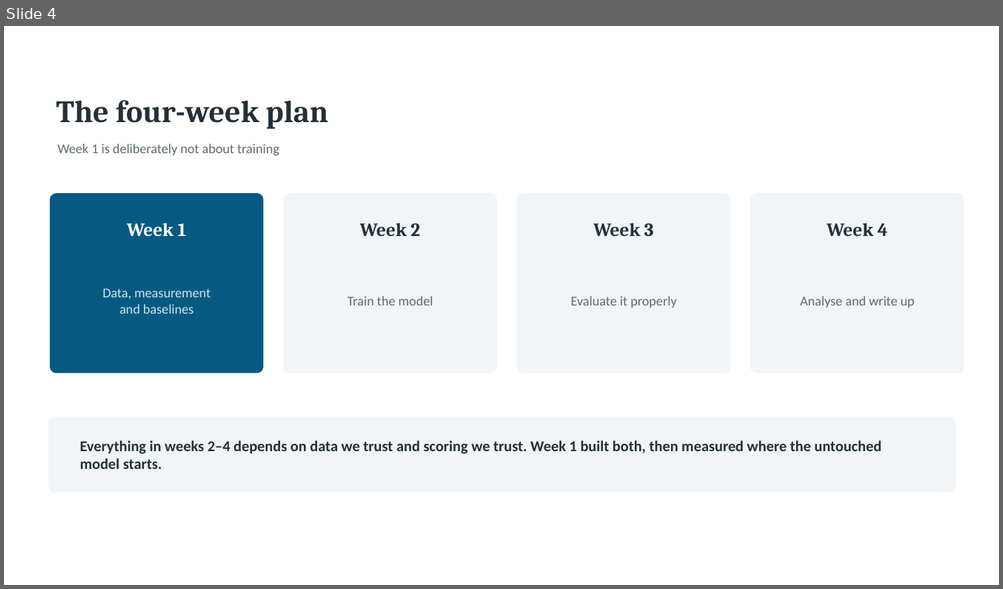
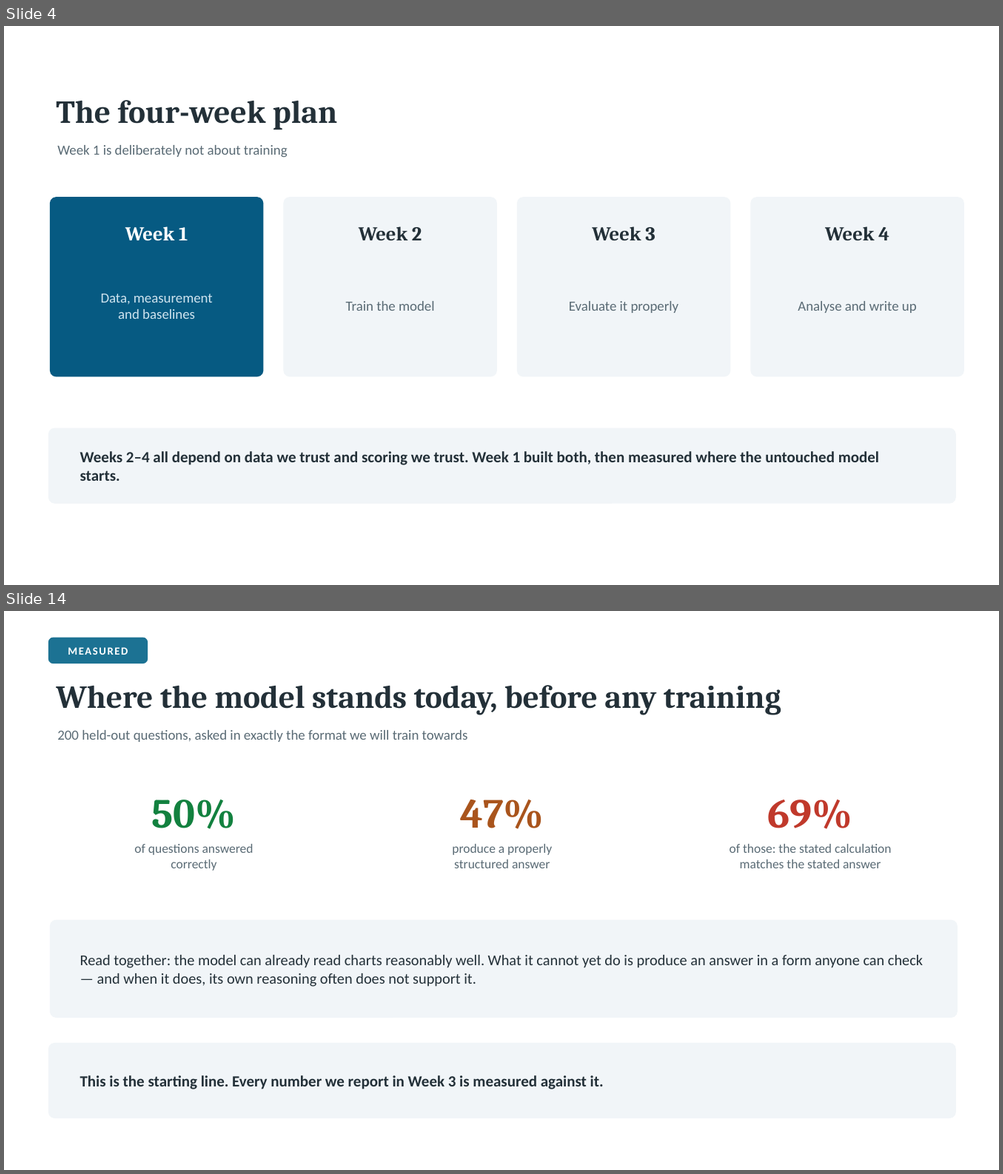
Before and after one commit to Ahmed-Elghazaly/chartqa-dual-target, a slide deck: presentation/ChartQA-Week1.pptx. Shown one above the other, each under a label of ours: slide 4 before the commit, slides 4 and 14 after it; the slides between them are not shown. The pictures are 1003x589 and 1003x1174 pixels, drawn with LibreOffice and Linux fonts; fonts in the diff are those of the drawing. Boxes give left, top, right and bottom in pixels: in the first picture for what was removed or moved away, otherwise in the second. Text is boxed around its words. In the diff, an @@ line names an element or a change of style, - is before the commit and + after.

```diff
--- a/presentation/ChartQA-Week1.pptx
+++ b/presentation/ChartQA-Week1.pptx
@@ slide 14 added at box(4, 611, 999, 1170), background #FFFFFF @@
@@ rounded rectangle added at box(48, 638, 148, 664), fill #1C7293, outline #1C7293 1 pt @@
@@ text added at box(68, 647, 128, 655), 10.5 pt, text #FFFFFF, bold @@
+MEASURED
@@ text added at box(56, 685, 781, 715), 31 pt, text #233038, bold @@
+Where the model stands today, before any training
@@ text added at box(57, 730, 468, 742), 13.5 pt, text #5A6B75 @@
+200 held-out questions, asked in exactly the format we will train towards
@@ text added at box(152, 800, 236, 829), 40 pt, text #12813F, bold @@
+50%
@@ text added at box(460, 800, 543, 829), 40 pt, text #A9541C, bold @@
+47%
@@ text added at box(768, 800, 853, 829), 40 pt, text #C0392B, bold @@
+69%
@@ text added at box(134, 844, 253, 871), 12.5 pt, text #5A6B75 @@
+of questions answered
+correctly
@@ text added at box(452, 844, 552, 869), 12.5 pt, text #5A6B75 @@
+produce a properly
+structured answer
@@ text added at box(729, 844, 891, 869), 12.5 pt, text #5A6B75 @@
+of those: the stated calculation
+matches the stated answer
@@ rounded rectangle added at box(51, 920, 957, 1017), fill #F1F5F8, outline #F1F5F8 1 pt @@
@@ text added at box(80, 955, 922, 987), 14.5 pt, text #233038 @@
+Read together: the model can already read charts reasonably well. What it cannot yet do is produce an answer in a form anyone can check — and when it does, its own reasoning often does not support it.
@@ rounded rectangle added at box(48, 1044, 956, 1119), fill #F1F5F8, outline #F1F5F8 1 pt @@
@@ text added at box(80, 1076, 603, 1090), 15 pt, text #233038, bold @@
+This is the starting line. Every number we report in Week 3 is measured against it.
@@ slide 4 changed as well @@
@@ text "The four-week plan" at box(56, 100, 337, 130): size 30 to 31 pt @@
@@ 4 texts, 4 rounded rectangles: place and size @@
-4 texts, 4 rounded rectangles at box(51, 194, 964, 373)
+4 texts, 4 rounded rectangles at box(51, 198, 964, 377)
@@ size 18 to 19 pt in 4 elements at box(125, 227, 188, 241), box(358, 227, 421, 241), box(592, 227, 655, 241), box(825, 227, 889, 241) @@
@@ size 13 to 13.5 pt in 5 elements at box(57, 145, 287, 157), box(101, 294, 213, 319), box(346, 301, 435, 311), box(569, 301, 679, 313), box(797, 301, 916, 313) @@
@@ rounded rectangle: place and size @@
-rounded rectangle at box(48, 417, 956, 492)
+rounded rectangle at box(48, 429, 956, 503)
@@ text at box(80, 452, 879, 481): text changed; size 14.5 to 15 pt @@
-Everything in weeks 2–4 depends on data we trust and scoring we trust. Week 1 built both, then measured where the untouched model starts.
+Weeks 2–4 all depend on data we trust and scoring we trust. Week 1 built both, then measured where the untouched model starts.
```
Also in this commit, not shown: 4 other slides changed, 8 other slides added, 14 slides removed, 7 other files.
